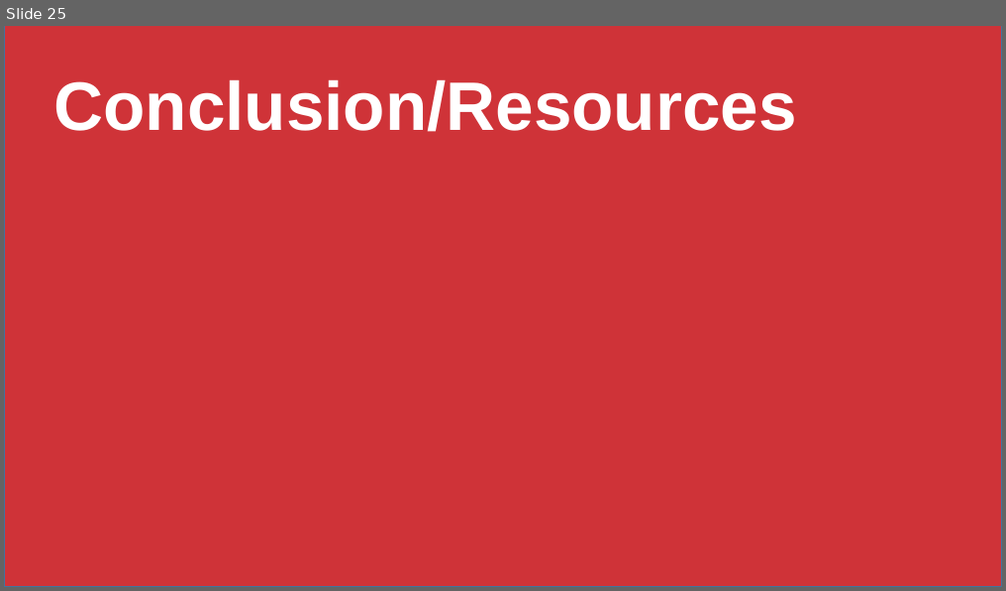
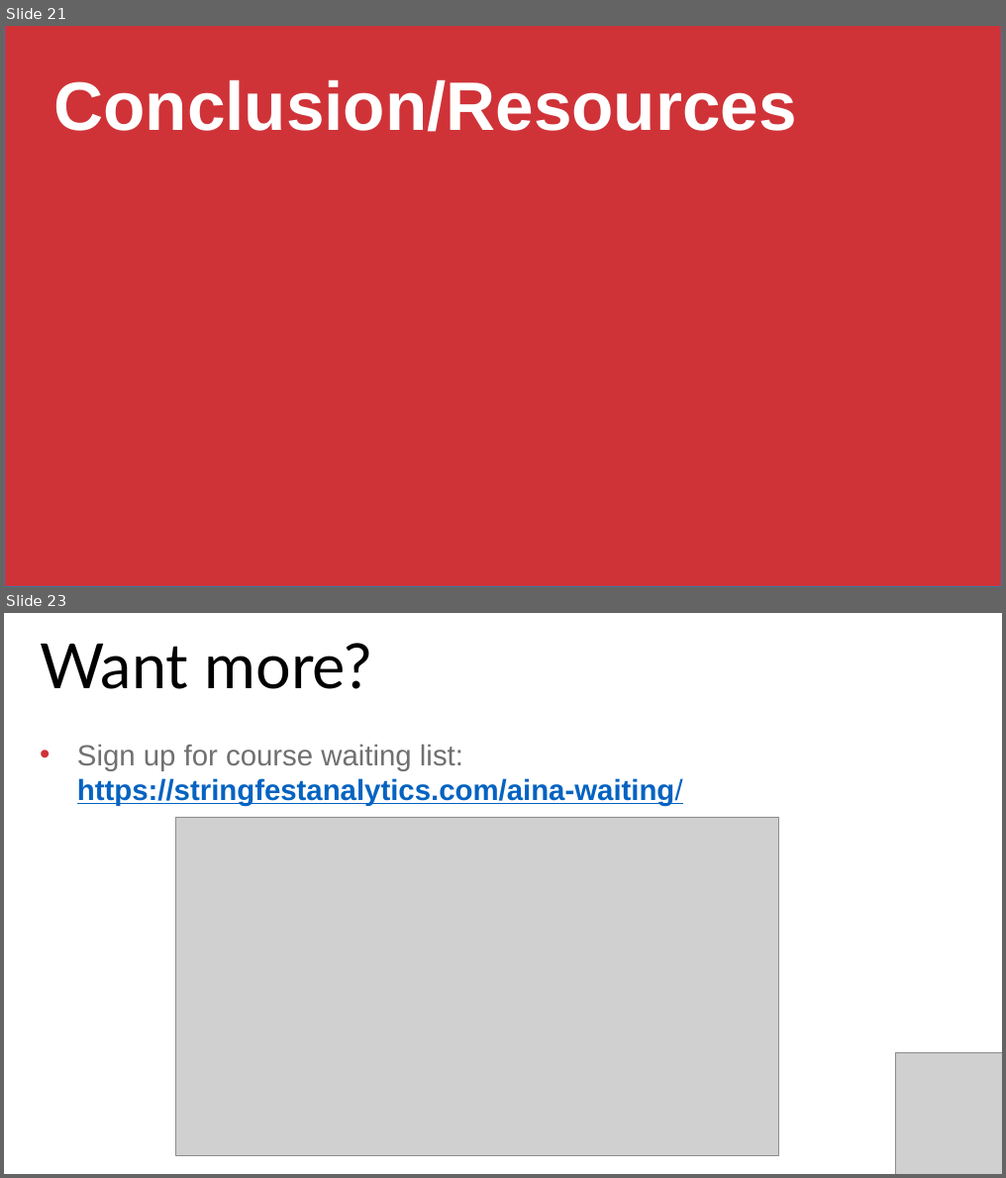
Before and after one commit to stringfestdata/aina-getting-started-python, a slide deck: five-things-excel-python.pptx. Shown one above the other, each under a label of ours: slide 25 before the commit, slides 21 and 23 after it; the slides between them are not shown. The pictures are 1006x591 and 1006x1178 pixels, drawn with LibreOffice and Linux fonts; fonts in the diff are those of the drawing; grey boxes stand for pictures. Boxes give left, top, right and bottom in pixels: in the first picture for what was removed or moved away, otherwise in the second. Text is boxed around its words. In the diff, an @@ line names an element or a change of style, - is before the commit and + after.

```diff
--- a/five-things-excel-python.pptx
+++ b/five-things-excel-python.pptx
@@ slide 23 added at bbox=[4, 613, 1002, 1174], background #FFFFFF @@
@@ text added at bbox=[40, 643, 372, 689], 60 pt, text #000000 @@
+Want more?
@@ text added at bbox=[77, 744, 683, 806], 28 pt, text #0563C1, bold, underline @@
+• Sign up for course waiting list: https://stringfestanalytics.com/aina-waiting/
@@ picture added at bbox=[175, 817, 778, 1156] @@
@@ picture added at bbox=[896, 1053, 1002, 1174] @@
@@ what was slide 25 is now slide 21 @@
```
Also in this commit, not shown: 3 slides changed, 4 other slides added, 9 slides removed, 9 other files.
